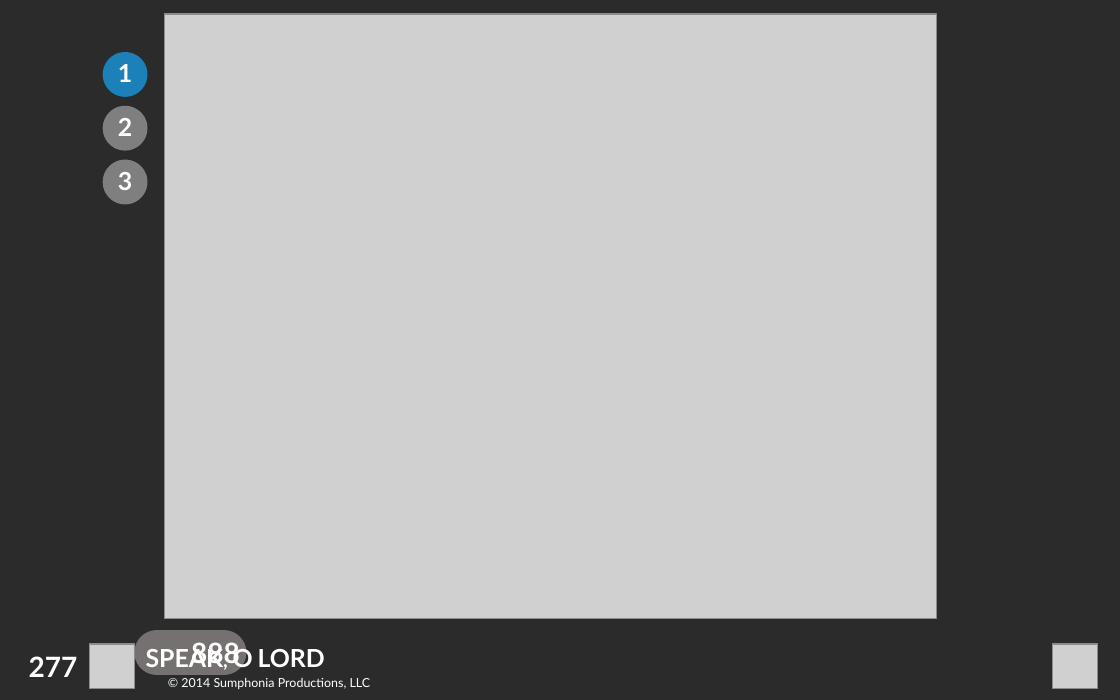
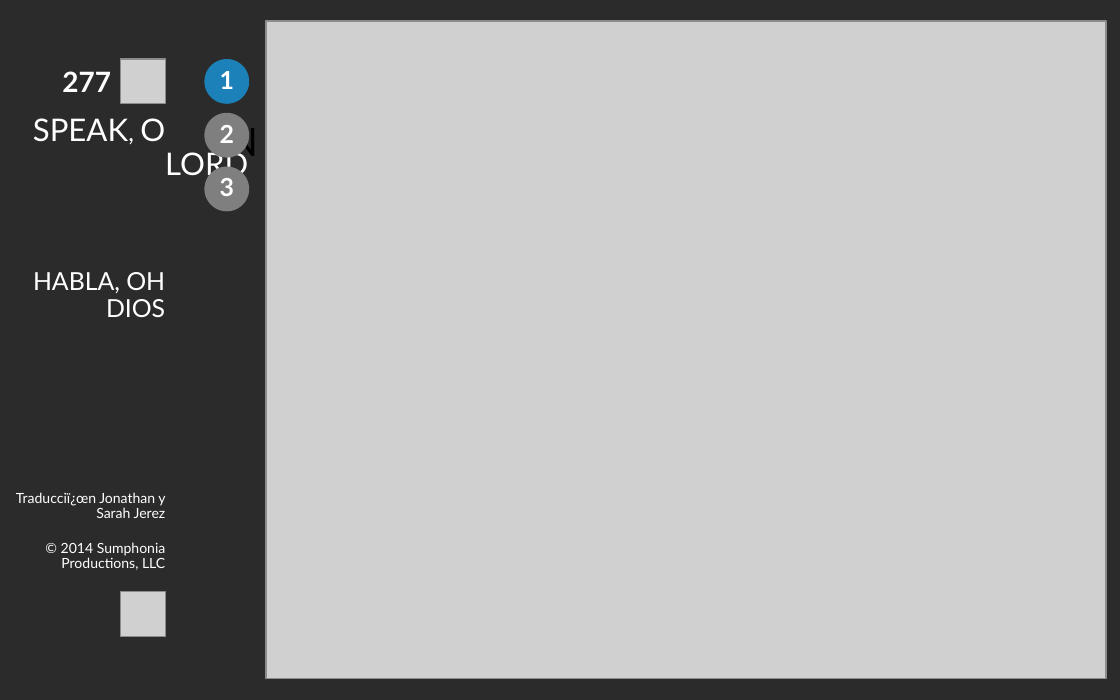
Before and after one commit to btmann/church-service-generator, a slide deck: slide 47 of worship/2026/20260628-1030.pptx. Drawn at 1120x700 pixels with LibreOffice and Linux fonts; fonts in the diff are those of the drawing; grey boxes stand for pictures; background and template pictures are left out; a plain dark background stands for a picture behind light text. Boxes give left, top, right and bottom in pixels: in the first picture for what was removed or moved away, otherwise in the second. Text is boxed around its words. In the diff, an @@ line names an element or a change of style, - is before the commit and + after.

```diff
--- a/worship/2026/20260628-1030.pptx
+++ b/worship/2026/20260628-1030.pptx
@@ picture: place and size @@
-picture at bbox=[165, 13, 936, 618]
+picture at bbox=[267, 21, 1107, 679]
@@ text "277": place and size @@
-text "277" at bbox=[29, 656, 78, 677]
+text "277" at bbox=[62, 71, 111, 92]
@@ text "277" at bbox=[62, 71, 111, 92]: alignment right to centre @@
@@ picture: place and size @@
-picture at bbox=[90, 644, 134, 689]
+picture at bbox=[120, 59, 165, 104]
@@ text "1": place and size @@
-text "1" at bbox=[103, 53, 148, 97]
+text "1" at bbox=[204, 59, 249, 104]
@@ text "SPEAK, O LORD": place and size @@
-text "SPEAK, O LORD" at bbox=[146, 646, 325, 672]
+text "SPEAK, O LORD" at bbox=[33, 118, 248, 181]
@@ text "SPEAK, O LORD" at bbox=[33, 118, 248, 181]: size 16 to 20 pt, bold off; alignment left to right; line spacing 16pt to 0.9; vertical alignment middle to top @@
@@ text "2": place and size @@
-text "2" at bbox=[103, 105, 148, 150]
+text "2" at bbox=[204, 113, 249, 158]
@@ text "3": place and size @@
-text "3" at bbox=[103, 160, 148, 205]
+text "3" at bbox=[204, 167, 249, 212]
@@ text added at bbox=[33, 272, 165, 317], 16 pt, text #FFFFFF @@
+HABLA, OH DIOS
@@ text added at bbox=[16, 492, 166, 518], 9 pt, text #FFFFFF @@
+Traducciï¿œn Jonathan y Sarah Jerez
@@ text "© 2014 Sumphonia Productions, LLC": place and size @@
-text "© 2014 Sumphonia Productions, LLC" at bbox=[181, 678, 371, 689]
+text "© 2014 Sumphonia Productions, LLC" at bbox=[61, 542, 166, 570]
@@ text "© 2014 Sumphonia Productions, LLC" at bbox=[61, 542, 166, 570]: size 8 to 9 pt; alignment left to right; vertical alignment middle to top @@
@@ picture: place and size @@
-picture at bbox=[1053, 644, 1098, 689]
+picture at bbox=[120, 591, 165, 636]
```
Also in this commit, not shown: 67 other slides changed, 3 other files.
